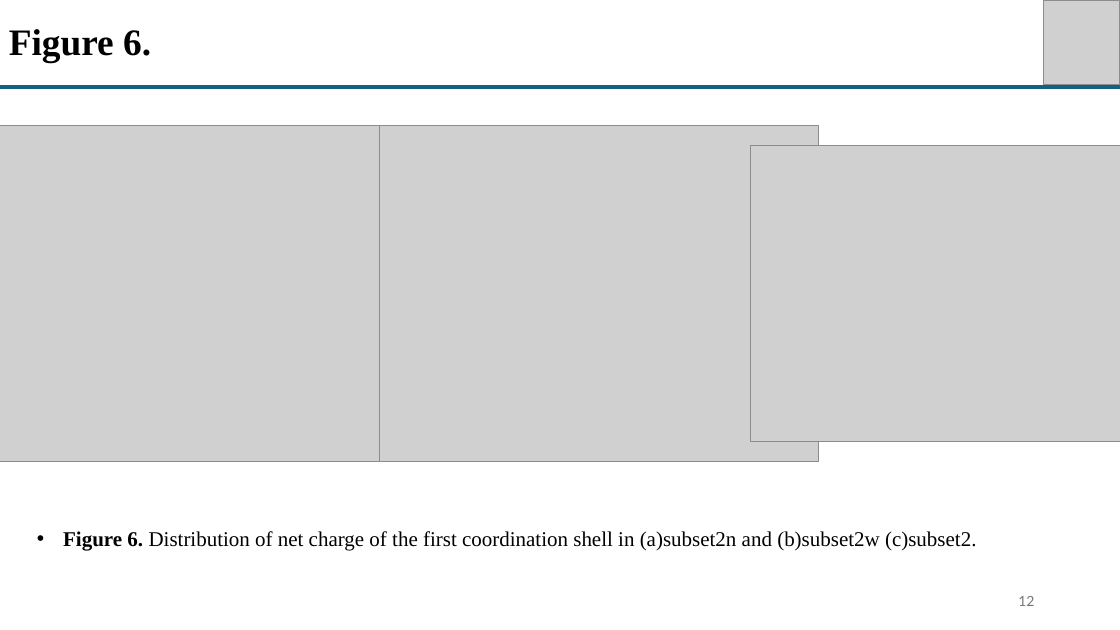
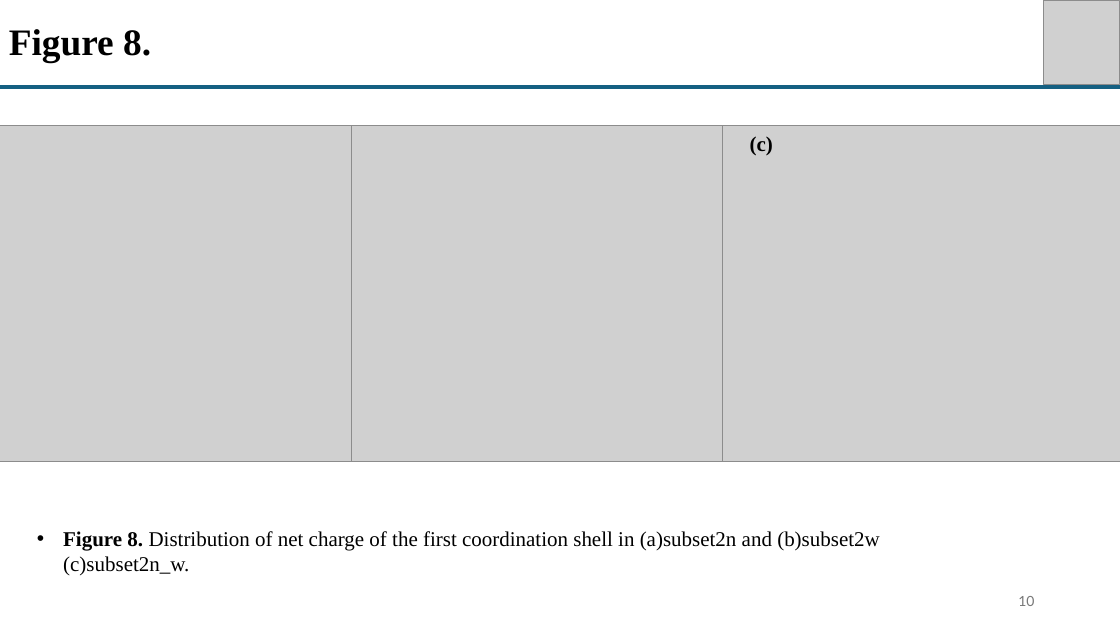
Before and after one commit to sheinlee/nitrate_and_water_in_csd, a slide deck: slide 10 of Figure in paper 2.pptx (slide 12 before the commit). Drawn at 1120x630 pixels with LibreOffice and Linux fonts; fonts in the diff are those of the drawing; grey boxes stand for pictures. Boxes give left, top, right and bottom in pixels: in the first picture for what was removed or moved away, otherwise in the second. Text is boxed around its words. In the diff, an @@ line names an element or a change of style, - is before the commit and + after.

```diff
--- a/Figure in paper 2.pptx
+++ b/Figure in paper 2.pptx
@@ title at (x1=9, y1=29, x2=151, y2=62): text changed @@
-Figure 6.
+Figure 8.
@@ picture moved from (x1=379, y1=125, x2=818, y2=461) to (x1=352, y1=125, x2=791, y2=461) @@
@@ text removed at (x1=370, y1=134, x2=396, y2=155) @@
-(b)
@@ picture resized from (x1=751, y1=145, x2=1120, y2=441) to (x1=723, y1=125, x2=1120, y2=461) @@
@@ text added at (x1=750, y1=136, x2=773, y2=155), 18 pt, text #000000, bold @@
+(c)
@@ text at (x1=63, y1=531, x2=880, y2=575): text changed @@
-• Figure 6. Distribution of net charge of the first coordination shell in (a)subset2n and (b)subset2w (c)subset2.
+• Figure 8. Distribution of net charge of the first coordination shell in (a)subset2n and (b)subset2w (c)subset2n_w.
@@ page number at (x1=1018, y1=596, x2=1034, y2=606): text changed @@
-12
+10
```
Also in this commit, not shown: 2 other slides changed, 2 other files.
